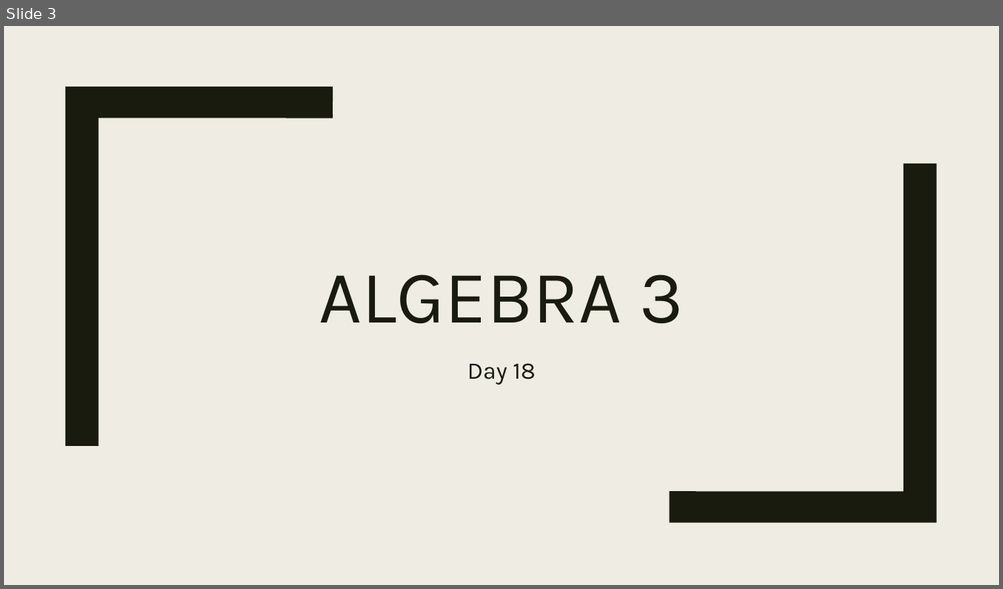
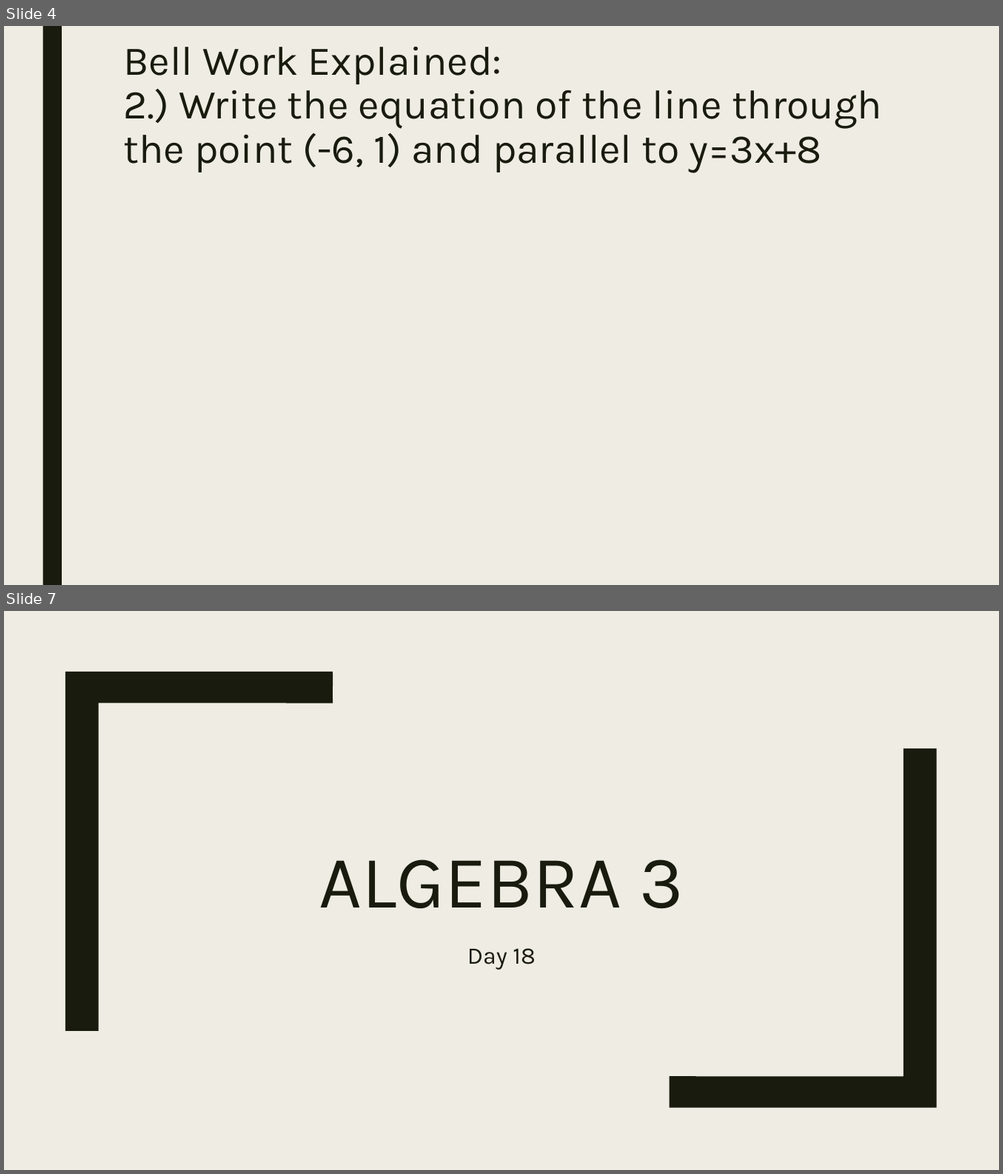
Before and after one commit to codecuddy/algebra_3-4, a slide deck: _PowerPoints/1st Semester/Unit 2 Relations and Functions/Algebra3_Day_018 2.5 Using Linear Functions and 2.6 Families of Functions.pptx. Shown one above the other, each under a label of ours: slide 3 before the commit, slides 4 and 7 after it; the slides between them are not shown. The pictures are 1003x589 and 1003x1174 pixels, drawn with LibreOffice and Linux fonts; fonts in the diff are those of the drawing; grey boxes stand for pictures. Boxes give left, top, right and bottom in pixels: in the first picture for what was removed or moved away, otherwise in the second. Text is boxed around its words. In the diff, an @@ line names an element or a change of style, - is before the commit and + after.

```diff
--- a/_PowerPoints/1st Semester/Unit 2 Relations and Functions/Algebra3_Day_018 2.5 Using Linear Functions and 2.6 Families of Functions.pptx
+++ b/_PowerPoints/1st Semester/Unit 2 Relations and Functions/Algebra3_Day_018 2.5 Using Linear Functions and 2.6 Families of Functions.pptx
@@ slide 4 added at (x1=4, y1=26, x2=999, y2=585), background #EFEDE3 @@
@@ rectangle added at (x1=42, y1=26, x2=62, y2=585), fill #191B0E @@
@@ title added at (x1=123, y1=47, x2=882, y2=173), 39.6 pt, text #191B0E @@
+Bell Work Explained:
+2.) Write the equation of the line through the point (-6, 1) and parallel to y=3x+8
@@ what was slide 3 is now slide 7 @@
```
Also in this commit, not shown: 2 slides changed, 6 other slides added, 37 other files.
